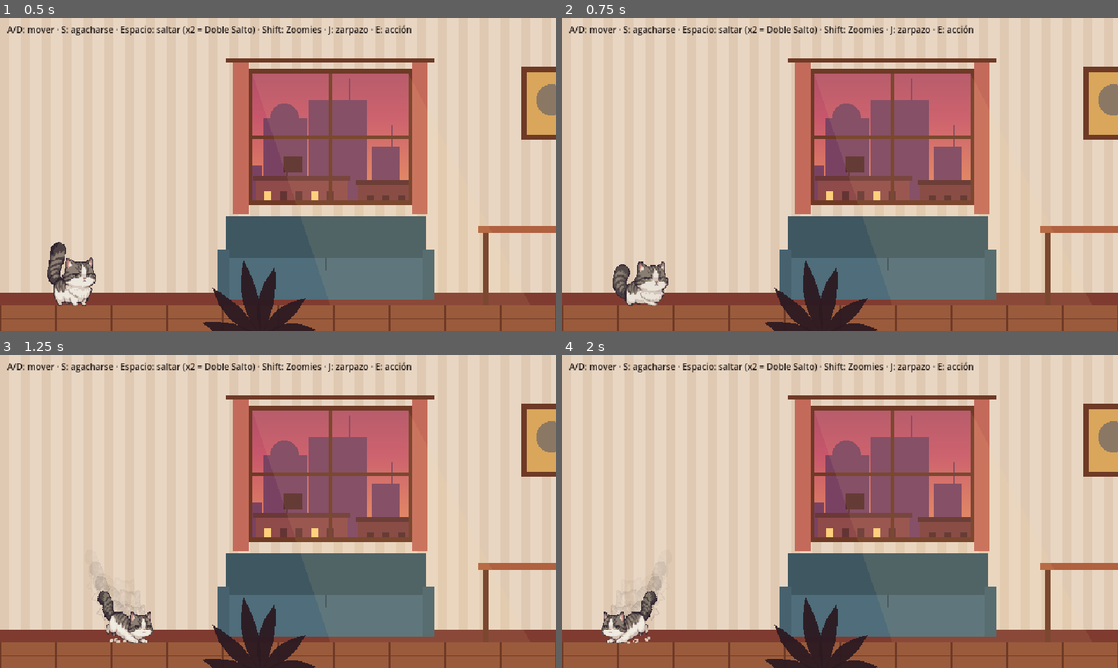
Above: before the commit, frames 1-4 (two rows, left to right).
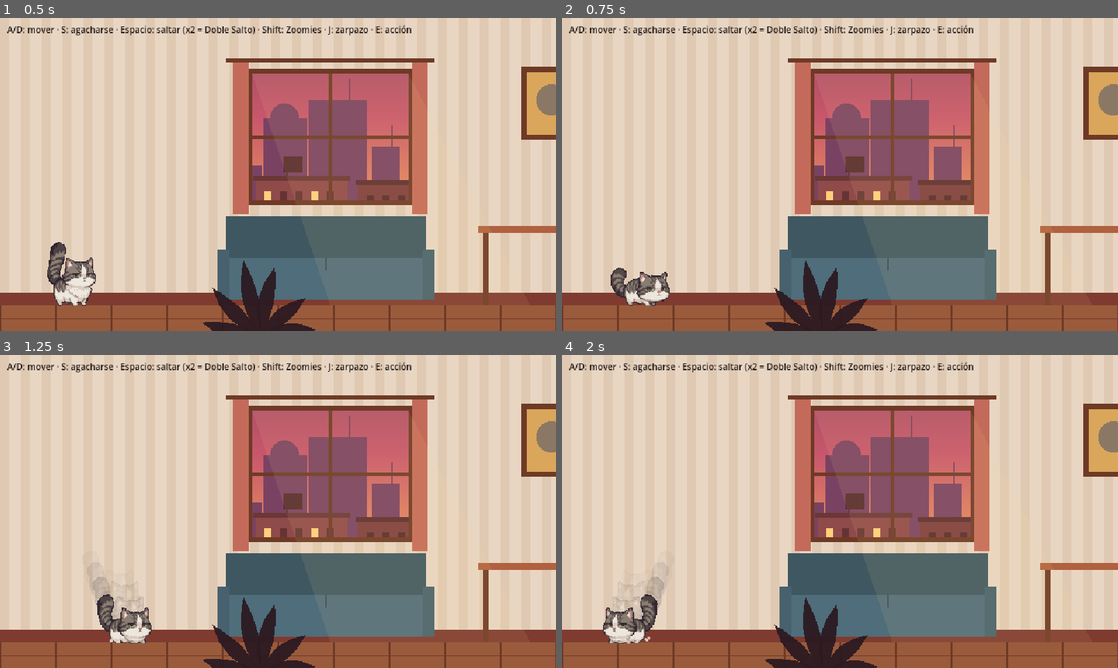
Above: after the commit, the same moments.

Repository: rivas274/demo
Game: Godot game, scene res://escenas/apartamento.tscn
Two runs of this game, one before a commit and one after it. Both use one fixed random seed, a clock stepped at 60 frames per second and the inputs below.
Inputs:
- Up to frame 1 (0.5 s): no input
- Up to frame 2 (0.75 s): hold D (mover_derecha) from 0.53 s (still down); hold S (agacharse) from 0.53 s (still down)
- Up to frame 3 (1.25 s): keep holding D (mover_derecha); keep holding S (agacharse); tap Space (saltar) at 0.77 s
- Up to frame 4 (2 s): release D (mover_derecha) at 1.28 s; release S (agacharse) at 1.28 s; hold A (mover_izquierda) from 1.28 s (still down); tap S (agacharse) at 1.35 s; tap Space (saltar) at 1.52 s

Frame 1 is identical in both runs. In frame 2, 0.8% of the frame differs, in the area x 8-20%, y 77-92%; in frame 3, 0.9%; in frame 4, 0.9%, in the area x 7-20%, y 68-93%.

Commit message:
Agacharse con la cabeza al piso y caída desde Felipe A
Dos animaciones nuevas con pixel-engine-v1.5 (52 créditos): agacharse baja la
cabeza hasta el piso (33 px; huecos de 30 cm) y la caída usa los cuadros 3
(nariz abajo) y 5 (contacto). Ya no queda ninguna animación inconsistente;
la prueba lo comprueba para todas. Ficha, memoria y CLAUDE.md actualizados.

Co-Authored-By: Claude Opus 5.5 <noreply@anthropic.com>
Claude-Session: https://claude.ai/code/session_01WbR3FeT1XB9M7gFpgwas9J

Diff:
--- a/siete-vidas/juego/pruebas/prueba_movimiento.gd
+++ b/siete-vidas/juego/pruebas/prueba_movimiento.gd
@@ -4,7 +4,7 @@
 ## Termina con código 0 si todo pasa y 1 si algo falla.
 
 ## Animaciones hechas desde poses editadas, que no tienen las proporciones de Felipe A (ver pendientes).
-const PENDIENTES_DE_REHACER := ["caer"]
+const PENDIENTES_DE_REHACER := []
 
 var _fallos: Array[String] = []
 
--- a/siete-vidas/juego/scripts/animaciones_felipe.gd
+++ b/siete-vidas/juego/scripts/animaciones_felipe.gd
@@ -16,11 +16,11 @@
 	"saltar": ["felipe-jump-sheet.png", 0.0, false],
 	"ronronear": ["felipe-purr-sheet.png", 8.0, true],
 	"desmayo": ["felipe-faint-sheet.png", 8.0, false],
-	## Poses propias de la caída: 0 = cayendo con las delanteras estiradas, 1 = contacto con las delanteras.
-	"caer": ["felipe-caida-sheet.png", 0.0, false, 2],
-	## Una sola hoja: 0 a 2 = transición de pie a agachado (al pararse se reproduce al revés), 3 a 7 = gateo.
-	"agacharse": ["felipe-gatear-sheet.png", 12.0, false, 8, [0, 2]],
-	"gatear": ["felipe-gatear-sheet.png", 10.0, true, 8, [3, 7]],
+	## Caída desde Felipe A: se usan cuadros sueltos (Felipe.CUADRO_CAYENDO y CUADRO_CONTACTO).
+	"caer": ["felipe-caida-sheet.png", 0.0, false],
+	## Una sola hoja: 0 a 3 = transición de pie a agachado (al revés para pararse), 4 a 7 = gateo.
+	"agacharse": ["felipe-gatear-sheet.png", 12.0, false, 8, [0, 3]],
+	"gatear": ["felipe-gatear-sheet.png", 10.0, true, 8, [4, 7]],
 	## Ocio (sin tocar nada unos segundos); ver Felipe.OCIO.
 	"acicalarse": ["felipe-acicalarse-sheet.png", 8.0, true],
 	"jugar": ["felipe-jugar-sheet.png", 10.0, true],
--- a/siete-vidas/juego/scripts/felipe.gd
+++ b/siete-vidas/juego/scripts/felipe.gd
@@ -18,17 +18,17 @@
 const CUADRO_ATERRIZAJE := 5
 const CUADRO_ASENTARSE := 6
 ## Cuadros de la hoja "caer": un gato cae con las patas delanteras primero.
-const CUADRO_CAYENDO := 0
-const CUADRO_CONTACTO := 1
+const CUADRO_CAYENDO := 3
+const CUADRO_CONTACTO := 5
 const INCLINACION_DOBLE_SALTO := -0.35
 ## Estirar y aplastar deforman la cabeza junto con el cuerpo: nunca más de ±8 % para que Felipe
 ## conserve sus proporciones (regla del creador).
 const DEFORMACION_MAXIMA := 0.08
 ## Alto de la caja de colisión de pie y agachado.
-## De pie mide 58 px de las orejas a las patas; agachado, unos 52 px (la cabeza no se aplasta).
-## Pasa agachado bajo muebles con 45 cm libres (54 px).
+## De pie mide 58 px de las orejas a las patas; agachado, unos 33 px.
+## Pasa agachado bajo muebles con 30 cm libres (36 px).
 const ALTO_DE_PIE := 58.0
-const ALTO_AGACHADO := 50.0
+const ALTO_AGACHADO := 32.0
 ## Capa de los muebles que se atraviesan desde abajo (agachado + saltar baja a través de ellos).
 const CAPA_ATRAVESABLE := 2
 ## Animaciones de ocio: nombre -> vueltas del ciclo antes de volver a quieto.
@@ -43,8 +43,8 @@
 const DISTANCIA_ESTAMBRE := 28.0
 ## Acciones que, presionadas, cuentan como "estar jugando" (cortan el ocio y reinician la espera).
 const ACCIONES := ["mover_izquierda", "mover_derecha", "saltar", "zoomies", "zarpazo", "interactuar", "agacharse"]
-## Duración de la transición "agacharse" (3 cuadros a 12 fps), también al pararse.
-const DURACION_TRANSICION := 0.25
+## Duración de la transición "agacharse" (4 cuadros a 12 fps), también al pararse.
+const DURACION_TRANSICION := 0.33
 ## Distancia (horizontal, vertical) a la que el botón de acción alcanza un objeto.
 const ALCANCE := Vector2(48, 40)
 
--- a/siete-vidas/juego/scripts/sala.gd
+++ b/siete-vidas/juego/scripts/sala.gd
@@ -21,7 +21,7 @@
 	[Rect2(0, -20, ANCHO, 20), false, "Techo", "invisible"],
 	[Rect2(260, 370, 230, 10), true, "Sofá", "sofa"],  # asiento a 45 cm
 	[Rect2(550, 333, 133, 8), true, "Mesa", "mesa"],  # 75 cm
-	[Rect2(700, SUELO - 98, 150, 44), false, "Aparador", "aparador"],  # 81 cm, con 45 cm libres debajo: se pasa agachado
+	[Rect2(700, SUELO - 98, 150, 62), false, "Aparador", "aparador"],  # 81 cm, con 30 cm libres debajo: se pasa agachado
 	[Rect2(730, 255, 110, 8), true, "Estante bajo", "repisa"],  # 1,40 m
 	[Rect2(880, 200, 110, 8), true, "Estante alto", "repisa"],  # 1,85 m
 	[Rect2(1040, 303, 220, 8), true, "Repisa de la ventana", "repisa"],  # 1 m
Binary file changed: siete-vidas/juego/assets/felipe/felipe-caida-sheet.png
Binary file changed: siete-vidas/juego/assets/felipe/felipe-gatear-sheet.png
Not shown, changed: CLAUDE.md
Not shown, removed: siete-vidas/arte/felipe/felipe-caida-poses.png
Not shown, changed: siete-vidas/arte/felipe/felipe-caida-sheet.png
Not shown, changed: siete-vidas/arte/felipe/felipe-gatear-sheet.png
Not shown, changed: siete-vidas/concepto/felipe-concepto.html
Not shown, changed: siete-vidas/herramientas/comparar_felipe.py
Not shown, changed: siete-vidas/herramientas/pagina_felipe.template.html
Not shown, changed: siete-vidas/memoria/02-guia-felipe.md
Not shown, changed: siete-vidas/memoria/03-arte-y-herramientas.md
Not shown, changed: siete-vidas/memoria/04-pendientes.md
